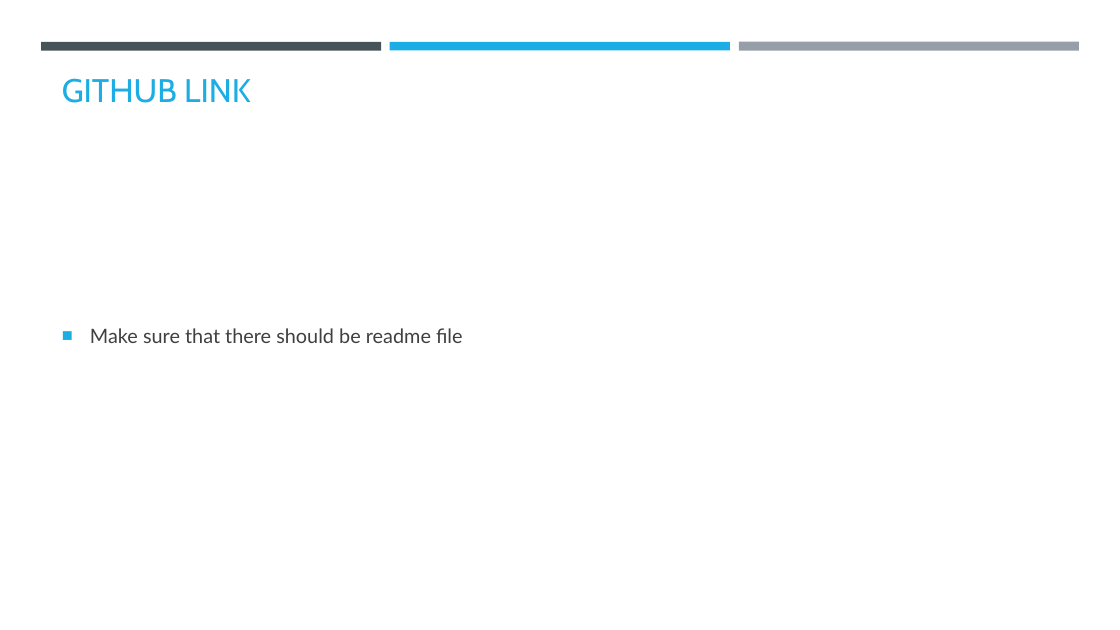
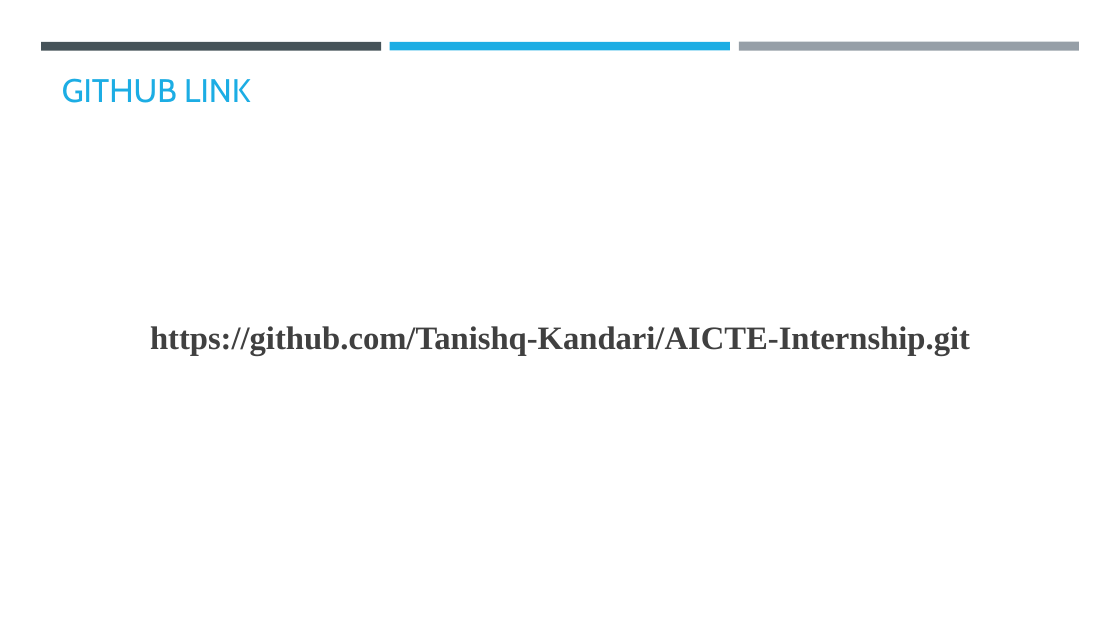
Before and after one commit to Tanishq-Kandari/AICTE-Internship, a slide deck: slide 10 of Presentation.pptx. Drawn at 1120x630 pixels with LibreOffice and Linux fonts; fonts in the diff are those of the drawing; background and template pictures are left out. Boxes give left, top, right and bottom in pixels: in the first picture for what was removed or moved away, otherwise in the second. Text is boxed around its words. In the diff, an @@ line names an element or a change of style, - is before the commit and + after.

Commit message:
AICTE

```diff
--- a/Presentation.pptx
+++ b/Presentation.pptx
@@ text at (150, 326, 970, 355): text changed; size 17 to 28 pt; font Lato to Times New Roman; bold on @@
-■ Make sure that there should be readme file
+https://github.com/Tanishq-Kandari/AICTE-Internship.git
```
